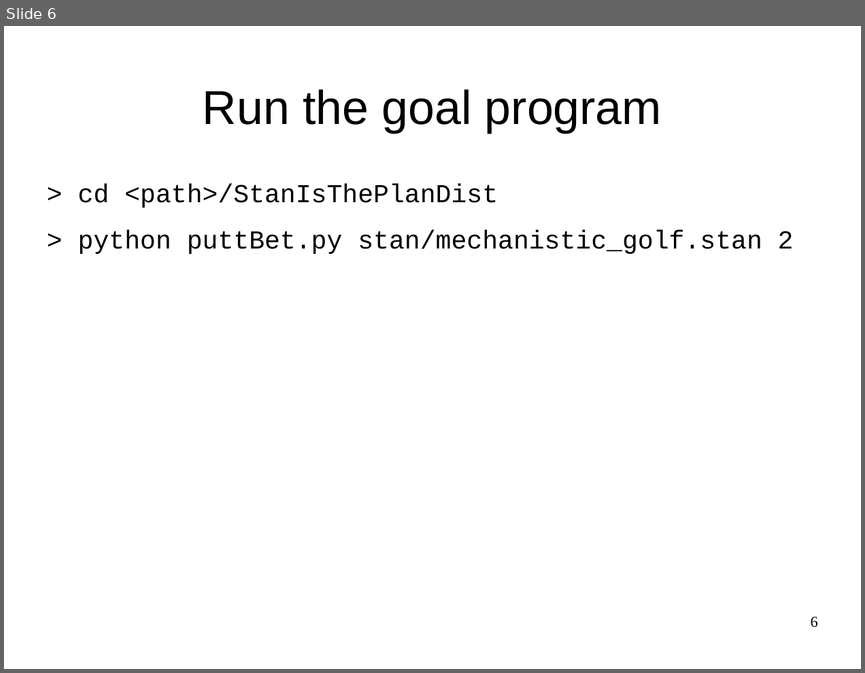
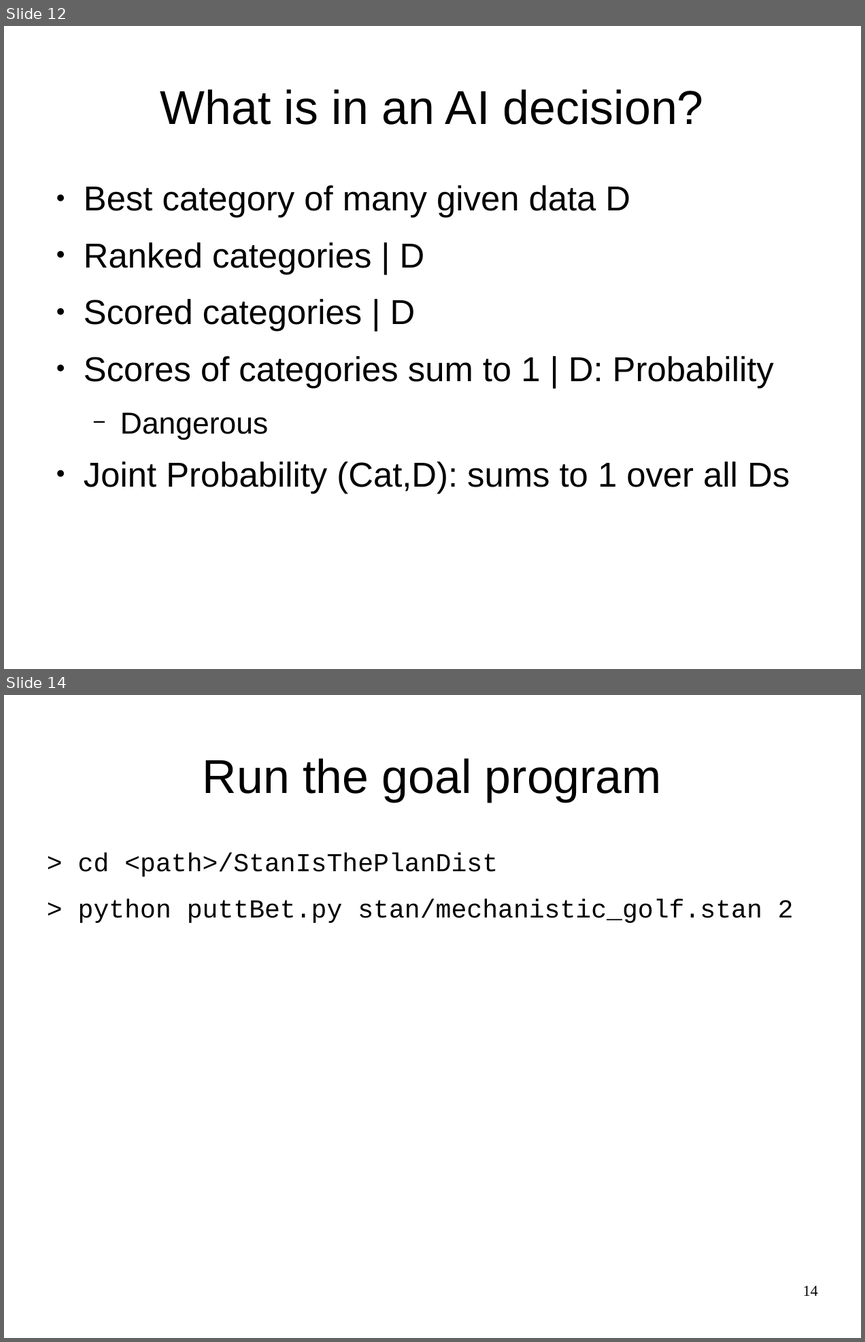
Before and after one commit to breckbaldwin/StanIsThePlan, a slide deck: talks/burlingtonMeetup2019/BurlingtonMeetup.odp. Shown one above the other, each under a label of ours: slide 6 before the commit, slides 12 and 14 after it; the slides between them are not shown. The pictures are 865x673 and 865x1342 pixels, drawn with LibreOffice and Linux fonts; fonts in the diff are those of the drawing. Boxes give left, top, right and bottom in pixels: in the first picture for what was removed or moved away, otherwise in the second. Text is boxed around its words. In the diff, an @@ line names an element or a change of style, - is before the commit and + after.

```diff
--- a/talks/burlingtonMeetup2019/BurlingtonMeetup.odp
+++ b/talks/burlingtonMeetup2019/BurlingtonMeetup.odp
@@ slide 12 added at box(4, 26, 861, 669), background #FFFFFF @@
@@ title added at box(160, 89, 704, 125), 44 pt, text #000000 @@
+What is in an AI decision?
@@ text added at box(84, 185, 789, 493), 32 pt, text #000000 @@
+● Best category of many given data D
+● Ranked categories | D
+● Scored categories | D
+● Scores of categories sum to 1 | D: Probability
+  − Dangerous
+● Joint Probability (Cat,D): sums to 1 over all Ds
@@ what was slide 6 is now slide 14 @@
@@ page number at box(803, 1285, 818, 1295): text changed @@
-6
+14
```
Also in this commit, not shown: 5 slides changed, 14 other slides added, 2 slides removed.
